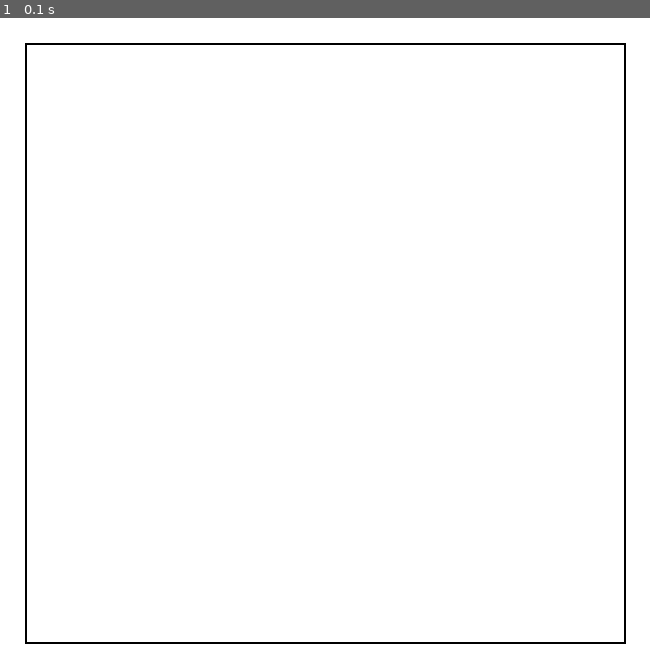
Above: before the commit, frame 1.
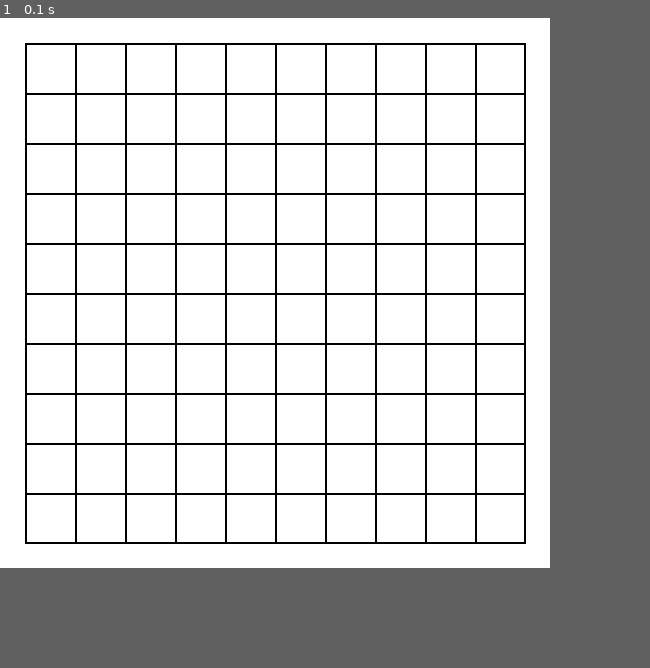
Above: after the commit, the same moment.

Repository: jsmith4925/ai_proj
Game: pygame game, started from concepts/mapping.py
Same seed, same stepped clock (60 frames per second), same inputs: the game is played once before the commit and once after it.
Inputs:
- Up to frame 1 (0.1 s): no input
The window is 650x650 before the commit and 550x550 after it. Grey fills any space a smaller window leaves; there, only what the larger window draws over its background counts as a difference.

The runs differ from the first frame. In frame 1, 5.3% of the frame differs, in the area x 3-97%, y 3-97%.

Commit message:
bug fixing

Diff:
--- a/concepts/mapping.py
+++ b/concepts/mapping.py
@@ -11,29 +11,37 @@
 GREEN = (0, 255, 0)
 BLUE = (0, 0, 255)
 PURPLE = (128, 0, 128)
-LRED = (255, 128, 128)
 
 pygame.init()
 running = True
 
-# Smallest space: 5.
-sectorArea = 15
+# Set grid square area here: Smallest space: 5.
+sectorArea = 50
 # Resolution of the grid
-sectorYCount = 40
-sectorXCount = 40
+sectorYCount = 10
+sectorXCount = 10
 
 sizeX = 50+sectorYCount*sectorArea
-sizeZ = 50+sectorXCount*sectorArea
+sizeY = 50+sectorXCount*sectorArea
 
-# Set size.
-size = (sizeX, sizeZ)
+# Calculations to et size.
+size = (sizeX, sizeY)
 screen = pygame.display.set_mode(size)
 
 clock = pygame.time.Clock()
 screen.fill(WHITE)
-pygame.draw.rect(screen, BLACK, [25, 25, sizeX-49, sizeZ-49], 2)
+pygame.draw.rect(screen, BLACK, [25, 25, sizeX-49, sizeY-49], 2)
 
 pygame.display.flip()
+
+#Draw the grid.
+for x in range(sectorYCount):
+    pygame.draw.line(screen,BLACK,[(x*sectorArea+25),25],[(x*sectorArea+25),sizeY-25],2)        #Vertical lines.
+for x in range(sectorXCount):
+    pygame.draw.line(screen,BLACK,[25,(x*sectorArea+25)],[sizeX-25,(x*sectorArea+25)],2)        #Horizontal lines.
+
+pygame.display.flip()
+
 
 
 while running:
